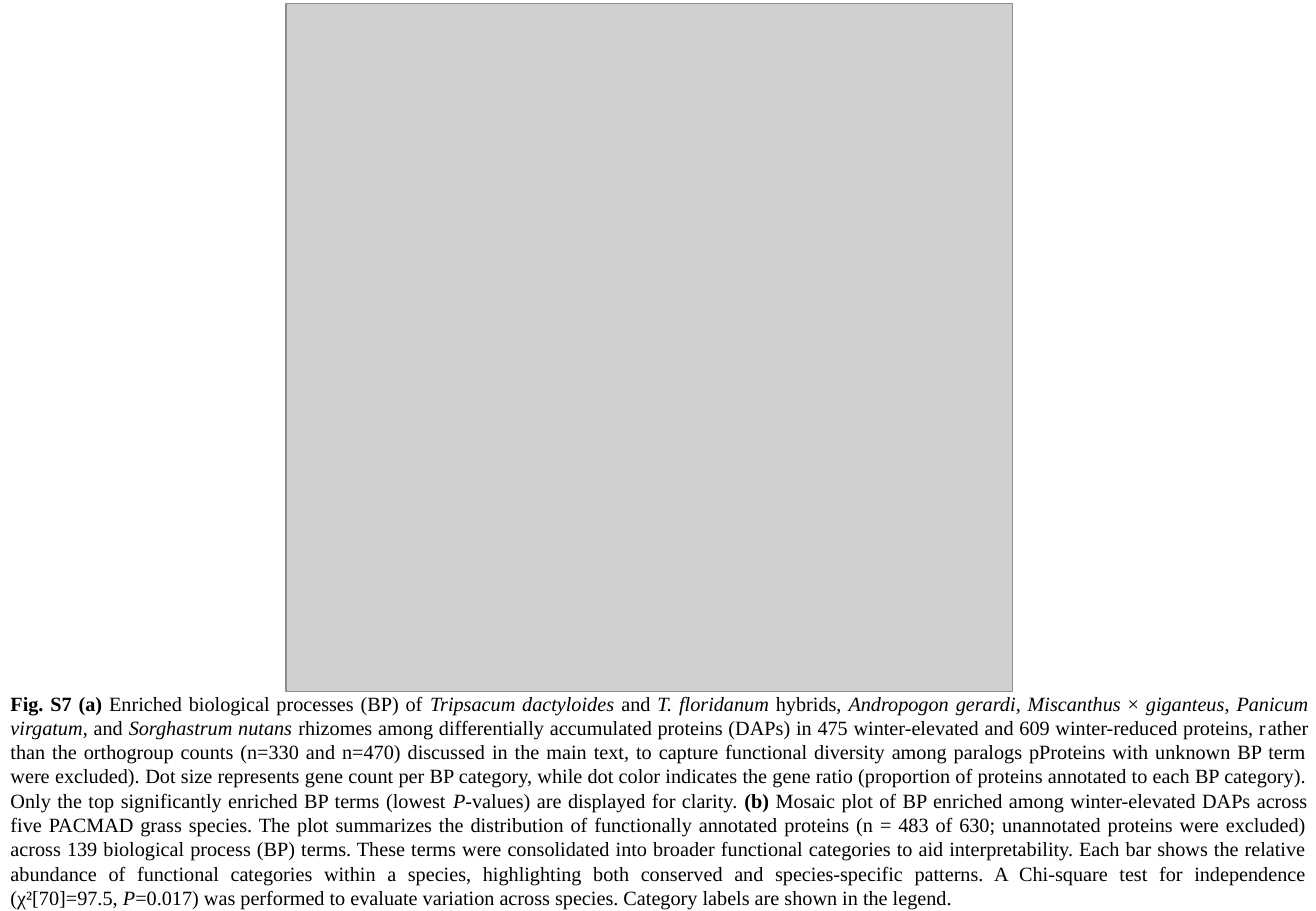
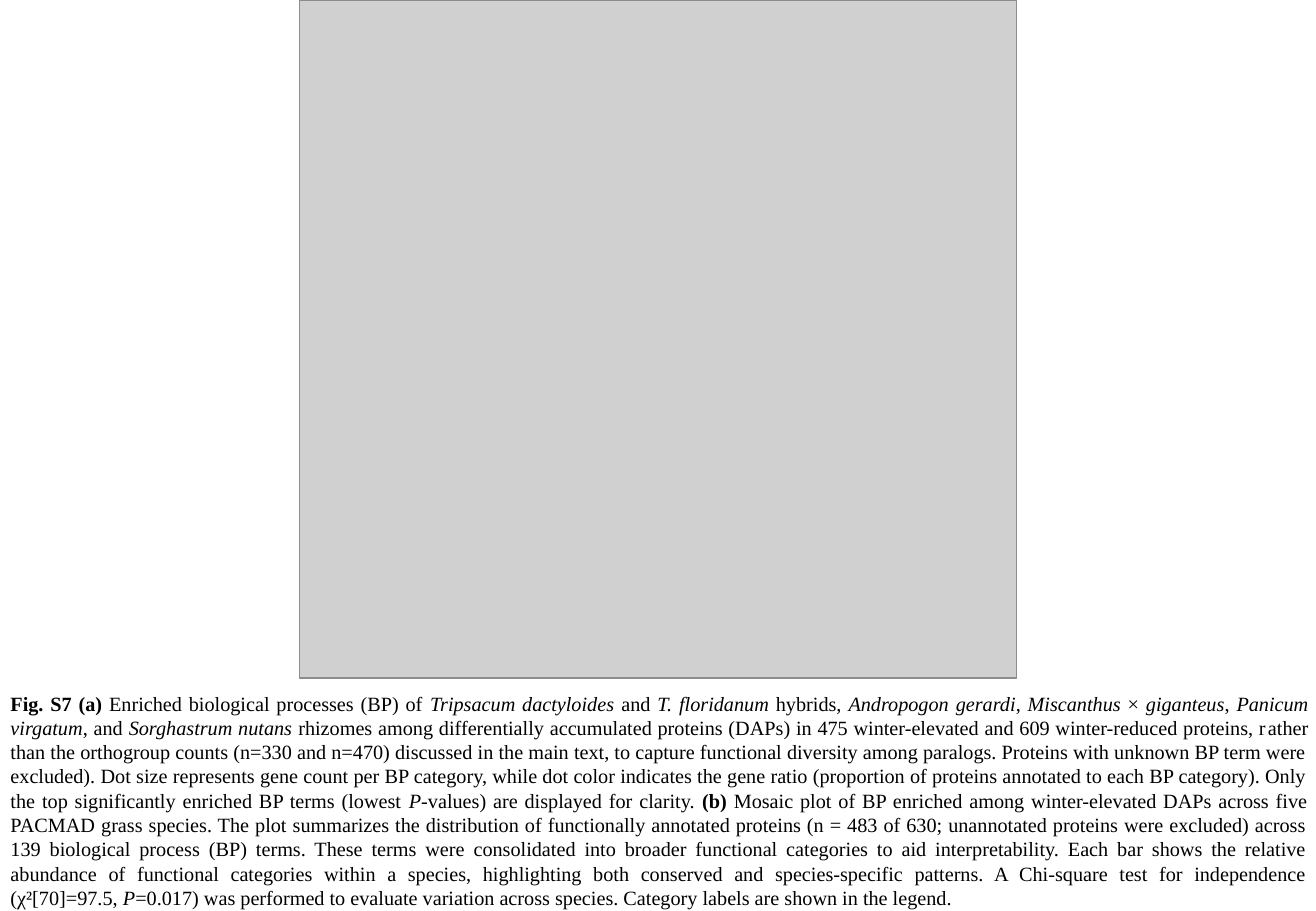
Before and after one commit to elor77/PACMAD-Rhizome-Proteomics, a slide deck: slide 7 of manuscript/Supplemental_Figures/PACMAD_Rhizome_Proteomics_Supporting_Figures.pptx. Drawn at 1316x911 pixels with LibreOffice and Linux fonts; fonts in the diff are those of the drawing; grey boxes stand for pictures. Boxes give left, top, right and bottom in pixels: in the first picture for what was removed or moved away, otherwise in the second. Text is boxed around its words. In the diff, an @@ line names an element or a change of style, - is before the commit and + after.

```diff
--- a/manuscript/Supplemental_Figures/PACMAD_Rhizome_Proteomics_Supporting_Figures.pptx
+++ b/manuscript/Supplemental_Figures/PACMAD_Rhizome_Proteomics_Supporting_Figures.pptx
@@ picture: place and size @@
-picture at box(286, 4, 1012, 691)
+picture at box(299, 0, 1017, 678)
@@ text at box(10, 696, 1309, 909): text changed @@
-Fig. S7 (a) Enriched biological processes (BP) of Tripsacum dactyloides and T. floridanum hybrids, Andropogon gerardi, Miscanthus × giganteus, Panicum virgatum, and Sorghastrum nutans rhizomes among differentially accumulated proteins (DAPs) in 475 winter-elevated and 609 winter-reduced proteins, rather than the orthogroup counts (n=330 and n=470) discussed in the main text, to capture functional diversity among paralogs pProteins with unknown BP term were excluded). Dot size represents gene count per BP category, while dot color indicates the gene ratio (proportion of proteins annotated to each BP category). Only the top significantly enriched BP terms (lowest P-values) are displayed for clarity. (b) Mosaic plot of BP enriched among winter-elevated DAPs across five PACMAD grass species. The plot summarizes the distribution of functionally annotated proteins (n = 483 of 630; unannotated proteins were excluded) across 139 biological process (BP) terms. These terms were consolidated into broader functional categories to aid interpretability. Each bar shows the relative abundance of functional categories within a species, highlighting both conserved and species-specific patterns. A Chi-square test for independence (χ²[70]=97.5, P=0.017) was performed to evaluate variation across species. Category labels are shown in the legend.
+Fig. S7 (a) Enriched biological processes (BP) of Tripsacum dactyloides and T. floridanum hybrids, Andropogon gerardi, Miscanthus × giganteus, Panicum virgatum, and Sorghastrum nutans rhizomes among differentially accumulated proteins (DAPs) in 475 winter-elevated and 609 winter-reduced proteins, rather than the orthogroup counts (n=330 and n=470) discussed in the main text, to capture functional diversity among paralogs. Proteins with unknown BP term were excluded). Dot size represents gene count per BP category, while dot color indicates the gene ratio (proportion of proteins annotated to each BP category). Only the top significantly enriched BP terms (lowest P-values) are displayed for clarity. (b) Mosaic plot of BP enriched among winter-elevated DAPs across five PACMAD grass species. The plot summarizes the distribution of functionally annotated proteins (n = 483 of 630; unannotated proteins were excluded) across 139 biological process (BP) terms. These terms were consolidated into broader functional categories to aid interpretability. Each bar shows the relative abundance of functional categories within a species, highlighting both conserved and species-specific patterns. A Chi-square test for independence (χ²[70]=97.5, P=0.017) was performed to evaluate variation across species. Category labels are shown in the legend.
```
Also in this commit, not shown: 58 other files.
